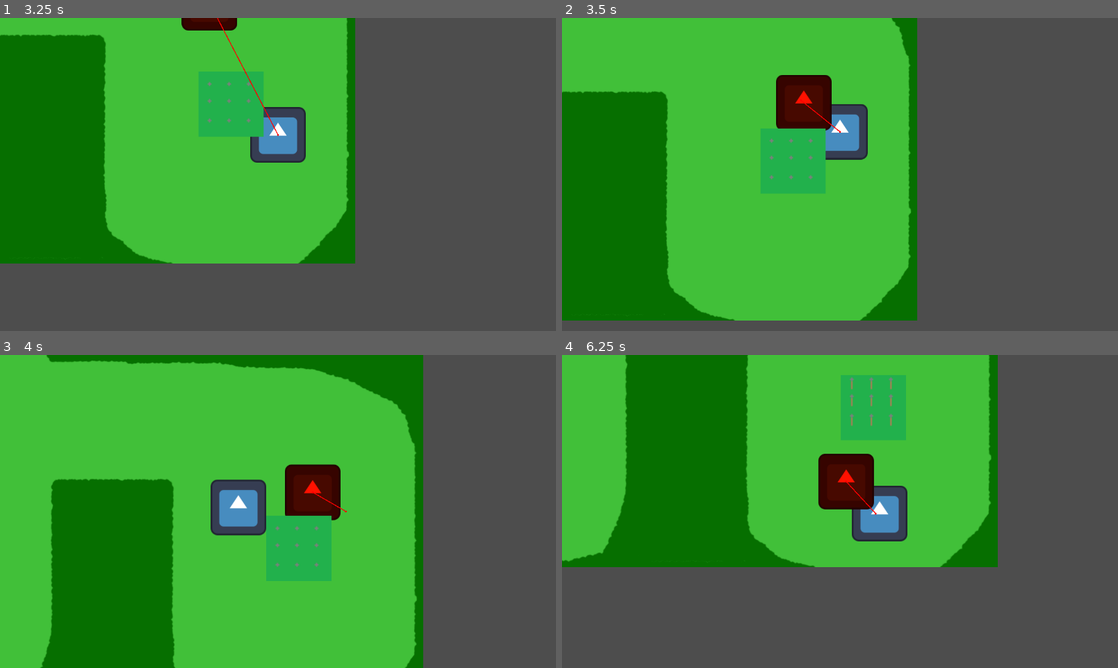
Above: before the commit, frames 1-4 (two rows, left to right).
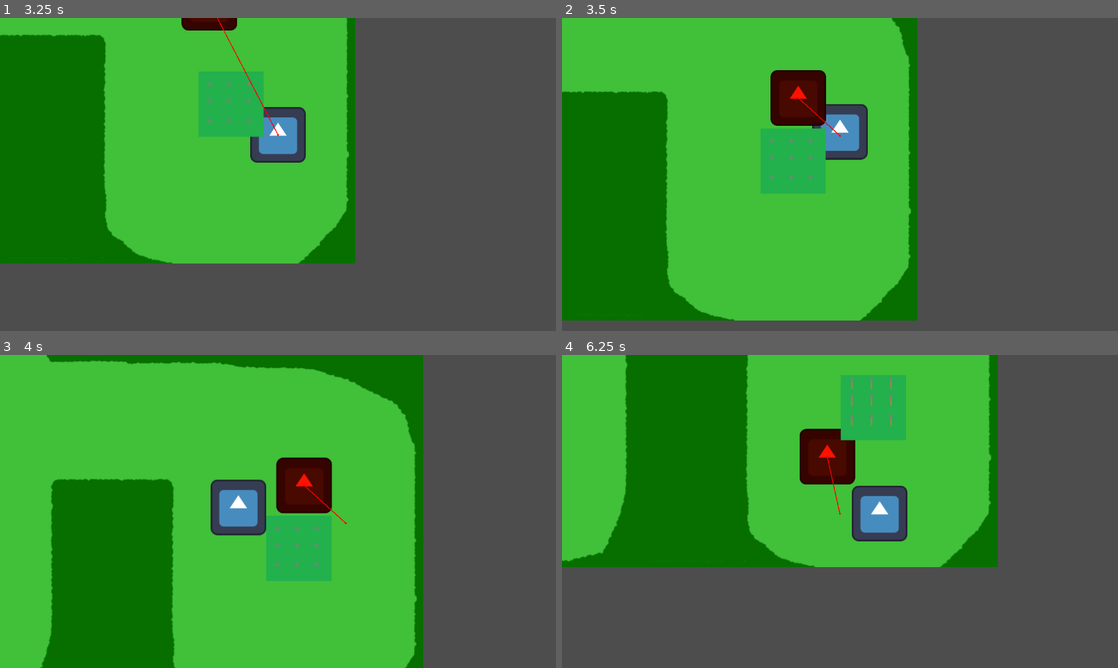
Above: after the commit, the same moments.

Repository: Studio-15/GoGogotJam2023
Game: Godot game, scene res://Levels/test_level.tscn
Two runs of this game, one before a commit and one after it. Both use one fixed random seed, a clock stepped at 60 frames per second and the inputs below. The engine's default icon, where the game draws it, is replaced by a stand-in: a white triangle on a blue panel in a dark square.
Inputs:
- Up to frame 1 (3.25 s): tap Enter at 0.5 s; hold D (move_right) 0.53-1.28 s; hold S (move_down) 1.28-2.03 s; hold D (move_right) 2.03-2.78 s; tap Space at 2.75 s; hold W (move_up) from 2.78 s (still down)
- Up to frame 2 (3.5 s): keep holding W (move_up)
- Up to frame 3 (4 s): release W (move_up) at 3.53 s; hold A (move_left) from 3.53 s (still down)
- Up to frame 4 (6.25 s): release A (move_left) at 5.03 s; hold S (move_down) 5.03-5.78 s; hold D (move_right) from 5.78 s (still down)

Frame 1 is identical in both runs. In frame 2, 0.7% of the frame differs, in the area x 37-51%, y 16-38%; in frame 3, 1.1%; in frame 4, 2.4%, in the area x 42-57%, y 23-52%.

Commit message:
Nav target reached distance

Diff:
--- a/src/Enemies/test_enemy.gd
+++ b/src/Enemies/test_enemy.gd
@@ -17,7 +17,6 @@
 		nav_agent.set_target_position(target.global_position)
 		var next_loc = nav_agent.get_next_path_position()
 		var new_velocity = (next_loc - global_position).normalized() * stats.MOVE_SPEED
-#		print(next_loc, " | ", new_velocity, (next_loc - global_position), global_position, (next_loc - global_position).normalized(), stats.MOVE_SPEED)
 		nav_agent.set_velocity(new_velocity)
 
 
--- a/src/Enemies/test_enemy.tscn
+++ b/src/Enemies/test_enemy.tscn
@@ -23,7 +23,7 @@
 
 [node name="NavigationAgent2D" type="NavigationAgent2D" parent="."]
 path_desired_distance = 100.0
-target_desired_distance = 100.0
+target_desired_distance = 135.0
 path_max_distance = 250.0
 avoidance_enabled = true
 radius = 50.0
